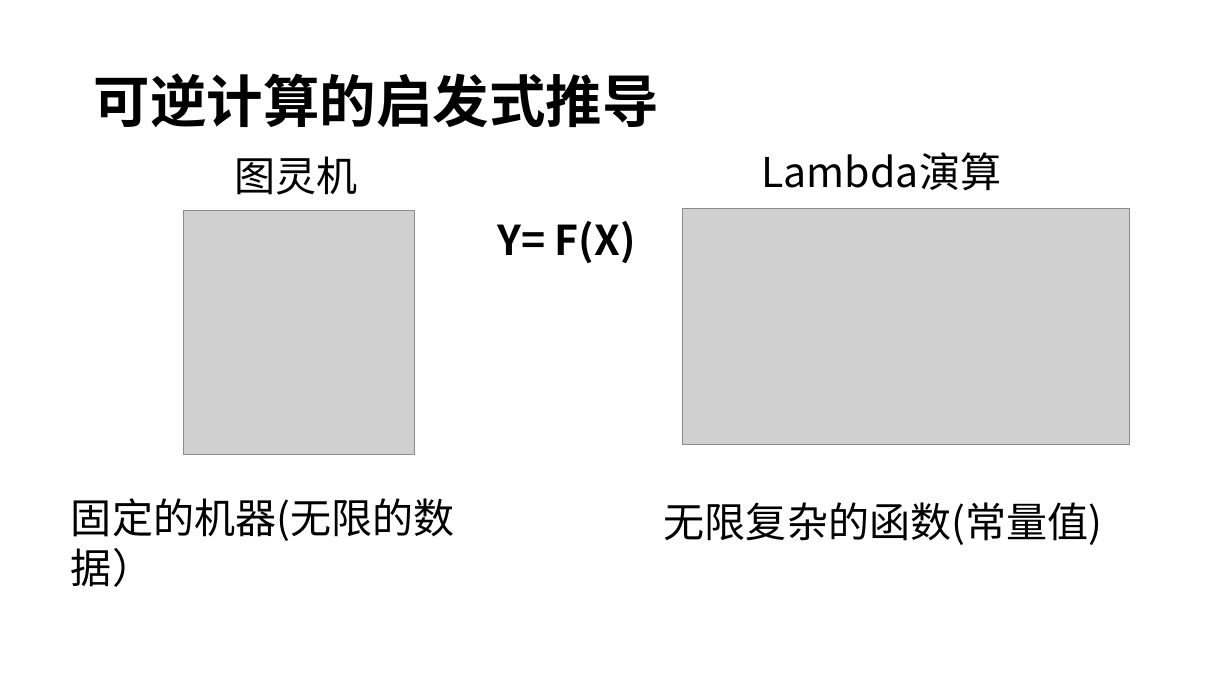
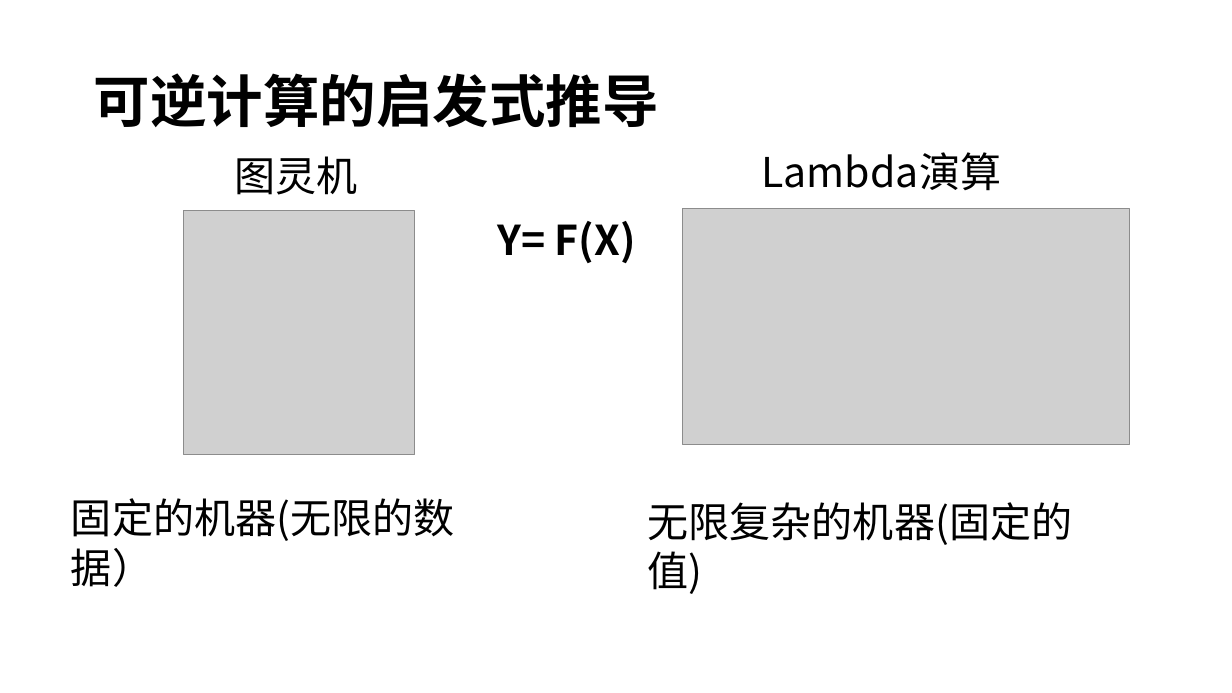
Before and after one commit to entropy-cloud/nop-entropy, a slide deck: slide 3 of docs/ppt/nop-platform.pptx. Drawn at 1232x693 pixels with LibreOffice and Linux fonts; fonts in the diff are those of the drawing; grey boxes stand for pictures. Boxes give left, top, right and bottom in pixels: in the first picture for what was removed or moved away, otherwise in the second. Text is boxed around its words. In the diff, an @@ line names an element or a change of style, - is before the commit and + after.

```diff
--- a/docs/ppt/nop-platform.pptx
+++ b/docs/ppt/nop-platform.pptx
@@ text at box(648, 502, 1073, 545): text changed @@
-无限复杂的函数(常量值)
+无限复杂的机器(固定的值)
```
Also in this commit, not shown: 1 slide added, 47 other files.
